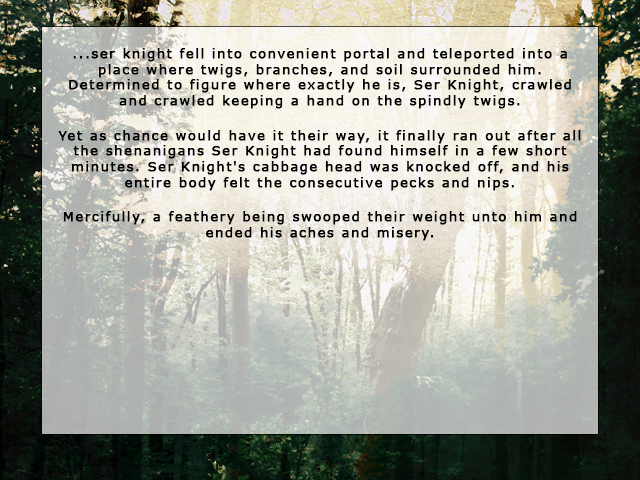
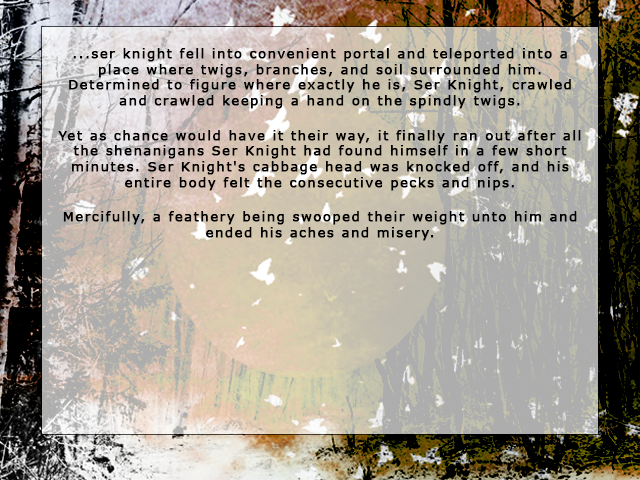
Layer changes from the first 640px x 480px image to the second:
removed layer "Layer 3" (was pin light, 94%) from group "Group 1" over [0, 0, 640, 480]
removed layer "Layer 2" from group "Group 1" over [0, 0, 640, 480]
removed layer "Layer 1" from group "Group 1" over [0, 0, 640, 480]
added layer "Layer 5" (subtract) in group "Group 1" over [0, 0, 640, 480]
added layer "Layer 4" in group "Group 1" over [0, 0, 640, 480]
